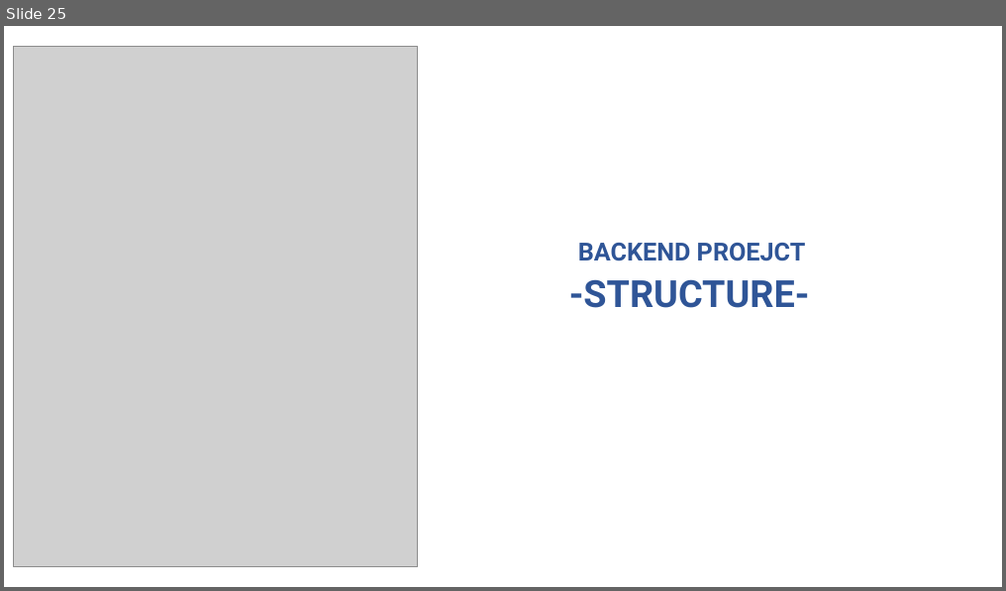
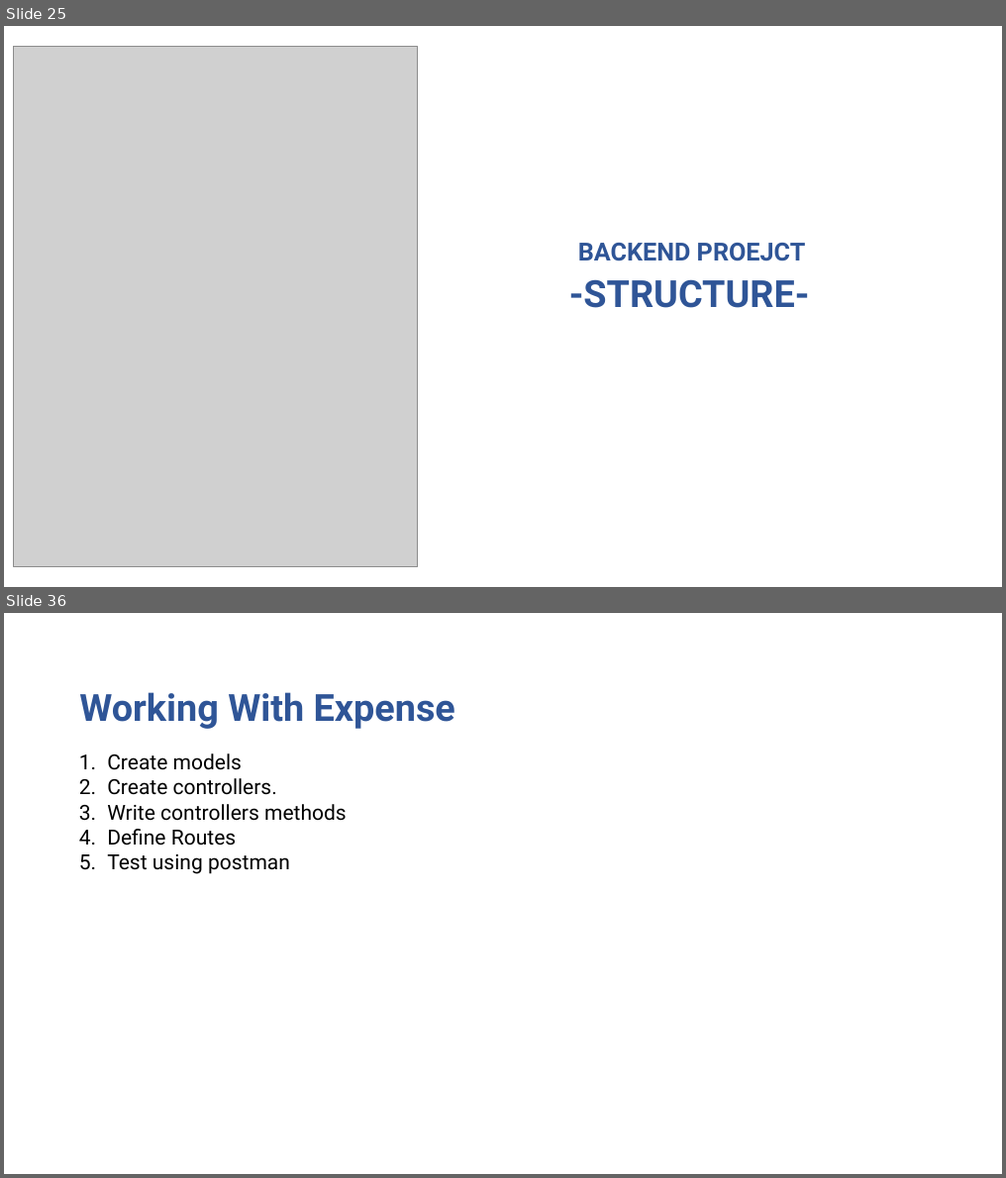
Before and after one commit to rupomsoft/MERN-STACK-Series, a slide deck: Inventory/PPT.pptx. Shown one above the other, each under a label of ours: slide 25 before the commit, slides 25 and 36 after it; the slides between them are not shown. The pictures are 1006x591 and 1006x1178 pixels, drawn with LibreOffice and Linux fonts; fonts in the diff are those of the drawing; grey boxes stand for pictures. Boxes give left, top, right and bottom in pixels: in the first picture for what was removed or moved away, otherwise in the second. Text is boxed around its words. In the diff, an @@ line names an element or a change of style, - is before the commit and + after.

```diff
--- a/Inventory/PPT.pptx
+++ b/Inventory/PPT.pptx
@@ slide 36 added at (4,613,1002,1174), background #FFFFFF @@
@@ text added at (79,692,455,729), 36 pt, text #2F5597, bold @@
+Working With Expense
@@ text added at (107,754,347,874), 20 pt, text #000000 @@
+1. Create models
+2. Create controllers.
+3. Write controllers methods
+4. Define Routes
+5. Test using postman
```
Also in this commit, not shown: 3 slides changed, 15 other slides added, 4 slides removed, 21 other files.
